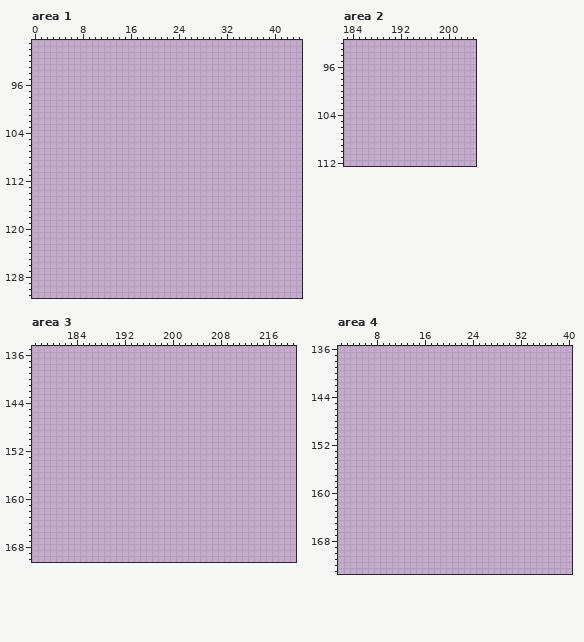
One commit to this pixel-art file: colony/structure.ase. This is how it looked before the edit.
320x200 pixels, 1 frame. Colours within 5 levels of each other are drawn and written as one. Shown: area 1: x 0..44, y 89..131; area 2: x 183..204, y 92..112; area 3: x 177..220, y 135..170; area 4: x 2..40, y 136..173. The commit also changed other parts of the picture, which this record leaves out.
The same view after the edit:
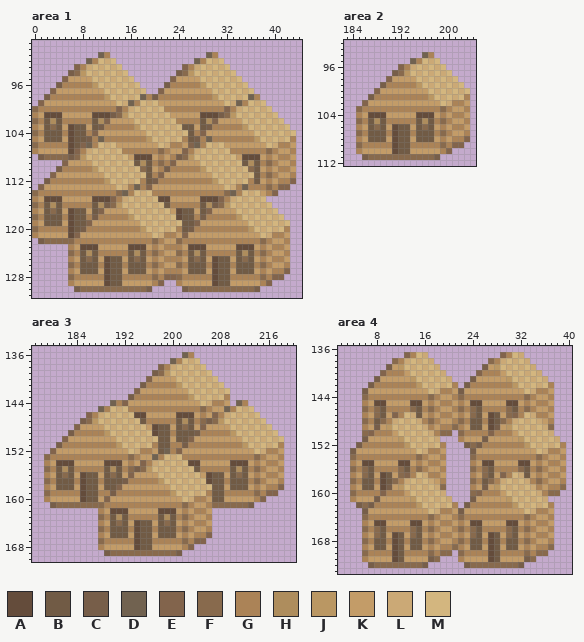
Palette (. is transparent): A #644c3b  B #715b45  C #775e49  D #716250  E #82644c  F #886a4d  G #ab8357  H #ae8d5d  J #ba9763  K #c39c68  L #cba976  M #d3b67f
Changes in this commit:
Changed rows in their new state; - is an unchanged pixel.
Area 1, layer "houses":
first column x 0:
 91 -----------DG----------------DG-------------
 92 ---------DGMLM-------------DGMLM------------
 93 -------EGLMLMLM----------EGLMLMLM-----------
 94 ------CFJMLMLMLM--------CFJMLMLMLM----------
 95 -----EKKKKMLMLMLM------EKKKKMLMLMLM---------
 96 ----CGGGGGJMLMLMLM----CGGGGGJMLMLMLM--------
 97 ---EKKKKKKKKMLMLMLM--EKKKKKKKKMLMLMLM-------
 98 --CGGGGGGGGGJMLMLMDGCGGGGGGGGGJMLMLMDG------
 99 -EKKKKKKKKKKKKMLDGMLMKKKKKKKKKKKMLDGMLM-----
100 FGGGGGGGGGGGGGEGLMLMLMGGGGGGGGGGEGLMLMLM----
101 GKAAAKKKKKAAACFJMLMLMLMKKKKKAAACFJMLMLMLM---
102 FGBHBGGGGGBHEKKKKMLMLMLMGGGGBHEKKKKMLMLMLM--
103 GKBFBKABBKBCGGGGGJMLMLMLMBBKBCGGGGGJMLMLMLM-
104 FGBBBGABBGEKKKKKKKKMLMLMLMBGEKKKKKKKKMLMLMLM
105 GKBBBKABBCGDGGGGGGGJMLMLMGBCGDGGGGGGGJMLMLMG
106 FGGGGGABEDGMLMKKKKKKKMLGGKEDGMLMKKKKKKKMLGGK
107 GKKKKKAEGLMLMLMGGGGGGFGKKEGLMLMLMGGGGGGFGKKG
108 -CFFFFCFJMLMLMLMKAAAKGKGCFJMLMLMLMKAAAKGKGGK
109 -----EKKKKMLMLMLMBHBGFGEKKKKMLMLMLMBHBGFGKKG
110 ----CGGGGGJMLMLMLMFBKGCGGGGGJMLMLMLMFBKGKGGK
111 ---EKKKKKKKKMLMLMLMBGEKKKKKKKKMLMLMLMBGFGKKG
112 --CGGGGGGGGGJMLMLMGBCGGGGGGGGGJMLMLMGBKGKGGE
113 -EKKKKKKKKKKKKMLGDGEKKKKKKKKKKKKMLGDGGGFGEE-
114 FGGGGGGGGGGGGGFDGMLMGGGGGGGGGGGGFDGMLMKGE---
115 GKAAAKKKKKAAAEGLMLMLMAAKKKKKAAAEGLMLMLM-----
116 FGBHBGGGGGBHCFJMLMLMLMBGGGGGBHCFJMLMLMLM----
117 GKBFBKABBKBEKKKKMLMLMLMKABBKBEKKKKMLMLMLM---
118 FGBBBGABBGCGGGGGJMLMLMLMABBGCGGGGGJMLMLMLM--
119 GKBBBKABBEKKKKKKKKMLMLMLMBBEKKKKKKKKMLMLMLM-
120 FGGGGGABCGGGGGGGGGJMLMLMGBCGGGGGGGGGJMLMLMG-
121 GKKKKKAEKKKKKKKKKKKKMLGGKEKKKKKKKKKKKKMLGGK-
122 -CFFFFFGGGGGGGGGGGGGFGKKFGGGGGGGGGGGGGFGKKG-
123 ------GKAAAKKKKKAAAKGKGGGKAAAKKKKKAAAKGKGGK-
124 ------FGBHBGGGGGBHBGFGKKFGBHBGGGGGBHBGFGKKG-
125 ------GKBFBKABBKBFBKGKGGGKBFBKABBKBFBKGKGGK-
126 ------FGBBBGABBGBBBGFGKKFGBBBGABBGBBBGFGKKG-
127 ------GKBBBKABBKBBBKGKGGGKBBBKABBKBBBKGKGGE-
128 ------FGGGGGABBGGGGGFGEEFGGGGGABBGGGGGFGEE--
129 ------GKKKKKABBKKKKKGE--GKKKKKABBKKKKKGE----
130 -------CFFFFFFFFFFFC-----CFFFFFFFFFFFC------
Area 2, layer "houses":
first column x 185:
 94 -----------DG------
 95 ---------DGMLM-----
 96 -------EGLMLMLM----
 97 ------CFJMLMLMLM---
 98 -----EKKKKMLMLMLM--
 99 ----CGGGGGJMLMLMLM-
100 ---EKKKKKKKKMLMLMLM
101 --CGGGGGGGGGJMLMLMG
102 -EKKKKKKKKKKKKMLGGK
103 FGGGGGGGGGGGGGFGKKG
104 GKAAAKKKKKAAAKGKGGK
105 FGBHBGGGGGBHBGFGKKG
106 GKBFBKABBKBFBKGKGGK
107 FGBBBGABBGBBBGFGKKG
108 GKBBBKABBKBBBKGKGGE
109 FGGGGGABBGGGGGFGEE-
110 GKKKKKABBKKKKKGE---
111 -CFFFFFFFFFFFC-----
Area 3, layer "houses":
first column x 179:
136 -----------------------DG---------------
137 ---------------------DGMLM--------------
138 -------------------EGLMLMLM-------------
139 ------------------CFJMLMLMLM------------
140 -----------------EKKKKMLMLMLM-----------
141 ----------------CGGGGGJMLMLMLM----------
142 ---------------EKKKKKKKKMLMLMLM---------
143 --------------CGGGGGGGGGJMLMLMG---------
144 -----------DGEKKKKKKKKKKKKMLGGK-DG------
145 ---------DGMLMGGGGGGGGGGGGFGKKDGMLM-----
146 -------EGLMLMLMAAKKKKKAAAKGKEGLMLMLM----
147 ------CFJMLMLMLMBGGGGGBHBGFCFJMLMLMLM---
148 -----EKKKKMLMLMLMKABBKBFBKEKKKKMLMLMLM--
149 ----CGGGGGJMLMLMLMABBGBBBCGGGGGJMLMLMLM-
150 ---EKKKKKKKKMLMLMLMBBKBBEKKKKKKKKMLMLMLM
151 --CGGGGGGGGGJMLMLMGBBGGCGGGGGGGGGJMLMLMG
152 -EKKKKKKKKKKKKMLGGKBDGEKKKKKKKKKKKKMLGGK
153 FGGGGGGGGGGGGGFGKKDGMLMGGGGGGGGGGGGFGKKG
154 GKAAAKKKKKAAAKGKEGLMLMLMAAKKKKKAAAKGKGGK
155 FGBHBGGGGGBHBGFCFJMLMLMLMBGGGGGBHBGFGKKG
156 GKBFBKABBKBFBKEKKKKMLMLMLMKABBKBFBKGKGGK
157 FGBBBGABBGBBBCGGGGGJMLMLMLMABBGBBBGFGKKG
158 GKBBBKABBKBBEKKKKKKKKMLMLMLMBBKBBBKGKGGE
159 FGGGGGABBGGCGGGGGGGGGJMLMLMGBBGGGGGFGEE-
160 GKKKKKABBKEKKKKKKKKKKKKMLGGKBBKKKKKGE---
161 -CFFFFFFFFGGGGGGGGGGGGGFGKKGFFFFFFC-----
162 ---------GKAAAKKKKKAAAKGKGGK------------
163 ---------FGBHBGGGGGBHBGFGKKG------------
164 ---------GKBFBKABBKBFBKGKGGK------------
165 ---------FGBBBGABBGBBBGFGKKG------------
166 ---------GKBBBKABBKBBBKGKGGE------------
167 ---------FGGGGGABBGGGGGFGEE-------------
168 ---------GKKKKKABBKKKKKGE---------------
169 ----------CFFFFFFFFFFFC-----------------
Area 4, layer "houses":
first column x 4:
137 ---------EGML------------EGML-------
138 -------FGLMLML---------FGLMLML------
139 ------CKJMLMLML-------CKJMLMLML-----
140 -----EGGGKMLMLML-----EGGGKMLMLML----
141 ----CKKKKKJMLMLML---CKKKKKJMLMLML---
142 ---CGGGGGGGJMLMLMG-CGGGGGGGJMLMLMG--
143 --CKKKKKKKKKKMLGGKCKKKKKKKKKKMLGGK--
144 --FGGGGGGGGGGFGKKGFGGGGGGGGGGFGKKG--
145 --GKAAKKKKAAKGKGGKGKAAKKKKAAKGKGGK--
146 --FGFBGGGGFBGFGKKGFGFBGGGGFBGFGKKG--
147 --GKFBKEGMLBKGKGGKGKFBKABKFEGMLGGK--
148 --FGBFGLMLMLGFGKKGFGBBGABFGLMLMLKG--
149 --GKCKJMLMLMLGKGGFGKBBKACKJMLMLMLF--
150 --FEGGGKMLMLMLGFF-FGGGGEGGGKMLMLML--
151 --CKKKKKJMLMLML---GKKKCKKKKKJMLMLML-
152 -CGGGGGGGJMLMLMG---CFCGGGGGGGJMLMLMG
153 CKKKKKKKKKKMLGGK----CKKKKKKKKKKMLGGK
154 FGGGGGGGGGGFGKKG----FGGGGGGGGGGFGKKG
155 GKAAKKKKAAKGKGGK----GKAAKKKKAAKGKGGK
156 FGFBGGGGFBGFGKKG----FGFBGGGGFBGFGKKG
157 GKFBKABKFEGMLGGK----GKFBKEGMLBKGKGGK
158 FGBBGABFGLMLMLKG----FGBFGLMLMLGFGKKG
159 GKBBKACKJMLMLMLF----GKCKJMLMLMLGKGGF
160 FGGGGEGGGKMLMLML----FEGGGKMLMLMLGFF-
161 GKKKCKKKKKJMLMLML---CKKKKKJMLMLML---
162 -CFCGGGGGGGJMLMLMG-CGGGGGGGJMLMLMG--
163 --CKKKKKKKKKKMLGGKCKKKKKKKKKKMLGGK--
164 --FGGGGGGGGGGFGKKGFGGGGGGGGGGFGKKG--
165 --GKAAKKKKAAKGKGGKGKAAKKKKAAKGKGGK--
166 --FGFBGGGGFBGFGKKGFGFBGGGGFBGFGKKG--
167 --GKFBKABKFBKGKGGKGKFBKABKFBKGKGGK--
168 --FGBBGABGBBGFGKKGFGBBGABGBBGFGKKG--
169 --GKBBKABKBBKGKGGFGKBBKABKBBKGKGGF--
170 --FGGGGABGGGGFGFF-FGGGGABGGGGFGFF---
171 --GKKKKABKKKKCF---GKKKKABKKKKCF-----
172 ---CFFFFFFFFC------CFFFFFFFFC-------
Boxes around the changes in both pictures, in picture pixels (x1, y1, x2, y2):
added: (32, 52, 296, 292)
added: (356, 52, 470, 160)
added: (44, 352, 284, 556)
added: (350, 352, 566, 568)
